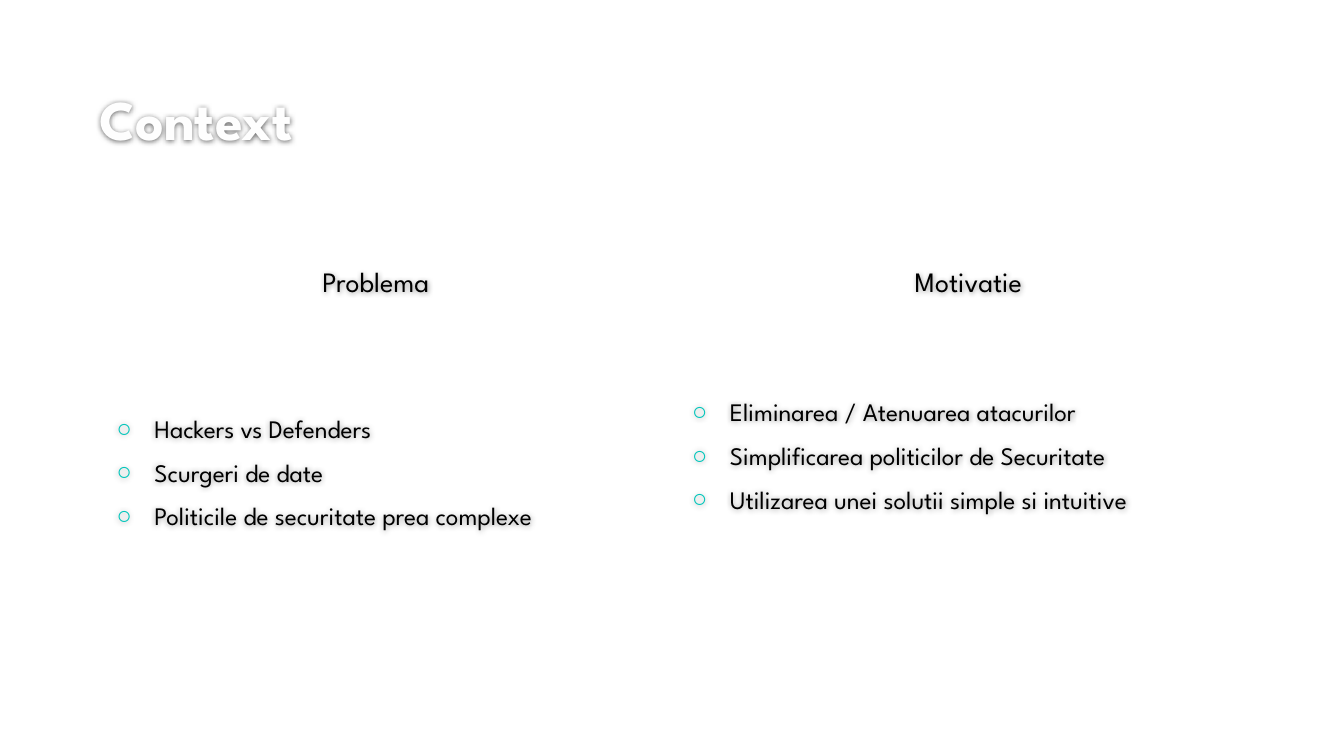
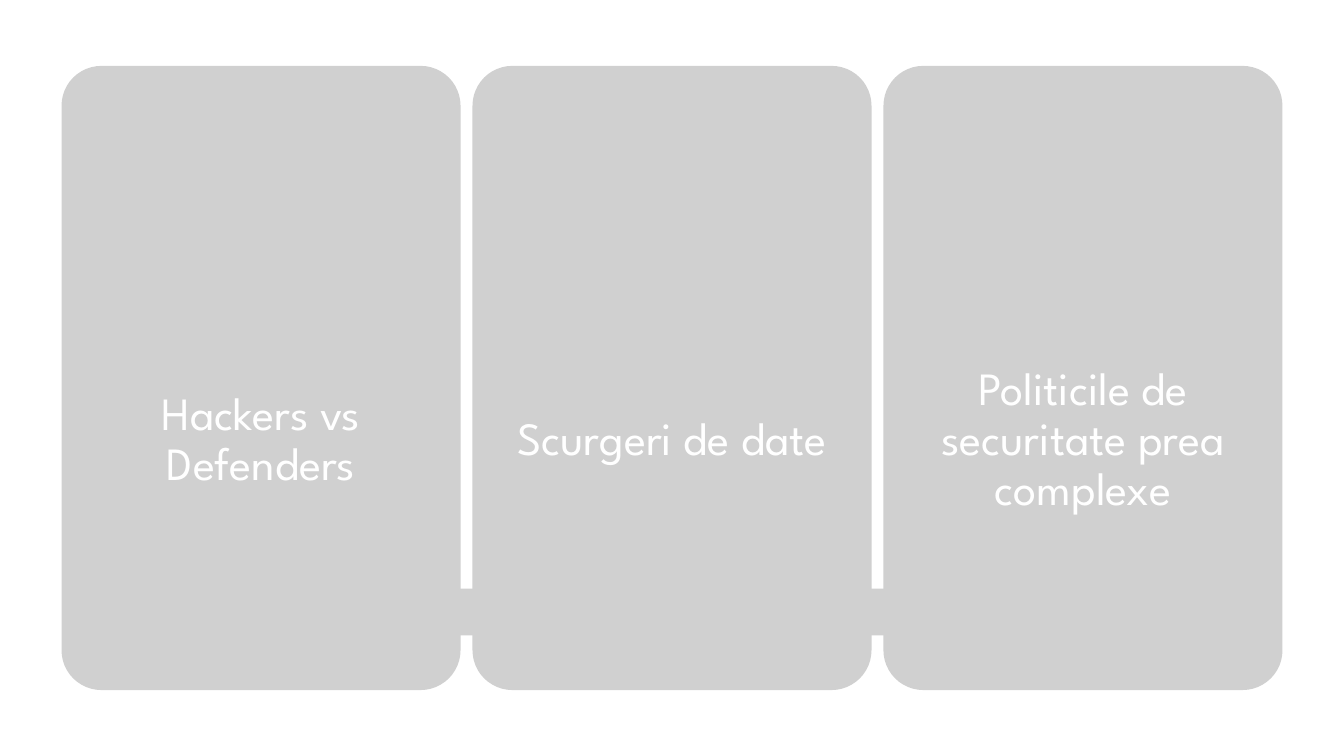
Before and after one commit to dutualincalin/Licenta_Password-Manager, a slide deck: slide 3 of Prezentare Milestone.pptx. Drawn at 1344x756 pixels with LibreOffice and Linux fonts; fonts in the diff are those of the drawing; grey boxes stand for pictures; background and template pictures are left out. Boxes give left, top, right and bottom in pixels: in the first picture for what was removed or moved away, otherwise in the second. Text is boxed around its words. In the diff, an @@ line names an element or a change of style, - is before the commit and + after.

```diff
--- a/Prezentare Milestone.pptx
+++ b/Prezentare Milestone.pptx
@@ title removed at bbox=[99, 102, 292, 143] @@
-Context
@@ text removed at bbox=[322, 272, 429, 293] @@
-Problema
@@ text removed at bbox=[915, 273, 1022, 293] @@
-Motivatie
@@ text "Politicile de securitate prea complexe": place and size @@
-text "Politicile de securitate prea complexe" at bbox=[154, 420, 532, 531]
+text "Politicile de securitate prea complexe" at bbox=[941, 374, 1224, 514]
@@ text "Politicile de securitate prea complexe" at bbox=[941, 374, 1224, 514]: size 18 to 33 pt, text colour #000000 to #FFFFFF; alignment left to centre; bullet ○ to none; line spacing 1 to 0.9; more space between paragraphs @@
@@ text removed at bbox=[730, 403, 1127, 515] @@
-○ Eliminarea / Atenuarea atacurilor
-○ Simplificarea politicilor de Securitate
-○ Utilizarea unei solutii simple si intuitive
@@ text at bbox=[154, 420, 372, 488]: paragraphs removed @@
-○ Hackers vs Defenders
-○ Scurgeri de date
@@ group added at bbox=[62, 66, 1282, 690]: 7 pictures, 2 texts @@
+Hackers vs Defenders
+Scurgeri de date
```
Also in this commit, not shown: 6 other slides changed, 3 slides added, 4 slides removed, 23 other files.
